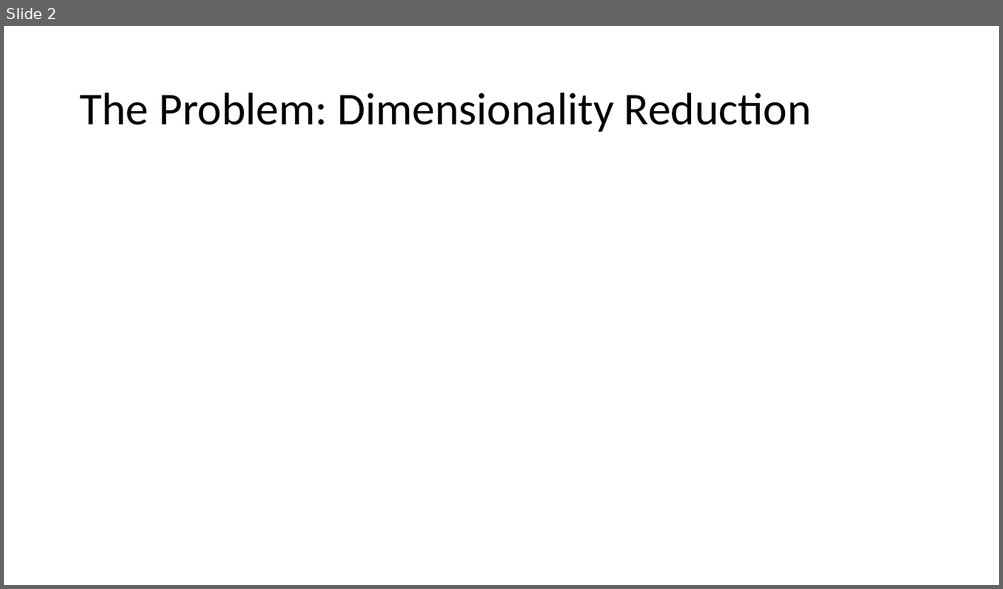
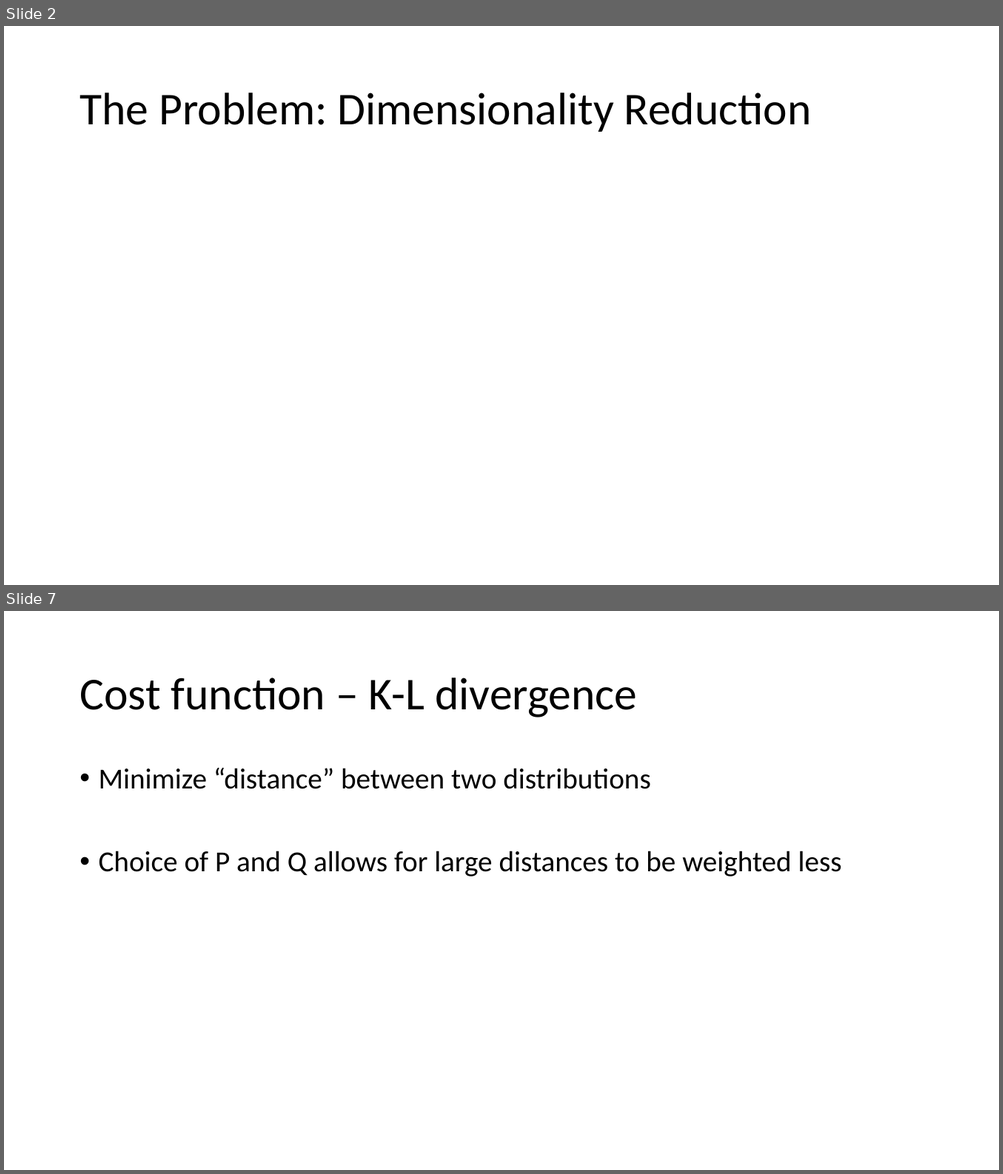
Before and after one commit to nbv3/math465_tsne, a slide deck: math465_tsne.pptx. Shown one above the other, each under a label of ours: slide 2 before the commit, slides 2 and 7 after it; the slides between them are not shown. The pictures are 1003x589 and 1003x1174 pixels, drawn with LibreOffice and Linux fonts; fonts in the diff are those of the drawing; grey boxes stand for pictures. Boxes give left, top, right and bottom in pixels: in the first picture for what was removed or moved away, otherwise in the second. Text is boxed around its words. In the diff, an @@ line names an element or a change of style, - is before the commit and + after.

```diff
--- a/math465_tsne.pptx
+++ b/math465_tsne.pptx
@@ slide 7 added at (4, 611, 999, 1170), background #FFFFFF @@
@@ title added at (79, 678, 637, 718), 44 pt, text #000000 @@
+Cost function – K-L divergence
@@ text added at (99, 768, 842, 877), 28 pt, text #000000 @@
+• Minimize “distance” between two distributions
+• Choice of P and Q allows for large distances to be weighted less
```
Also in this commit, not shown: 7 other slides added, 1 slide removed.
